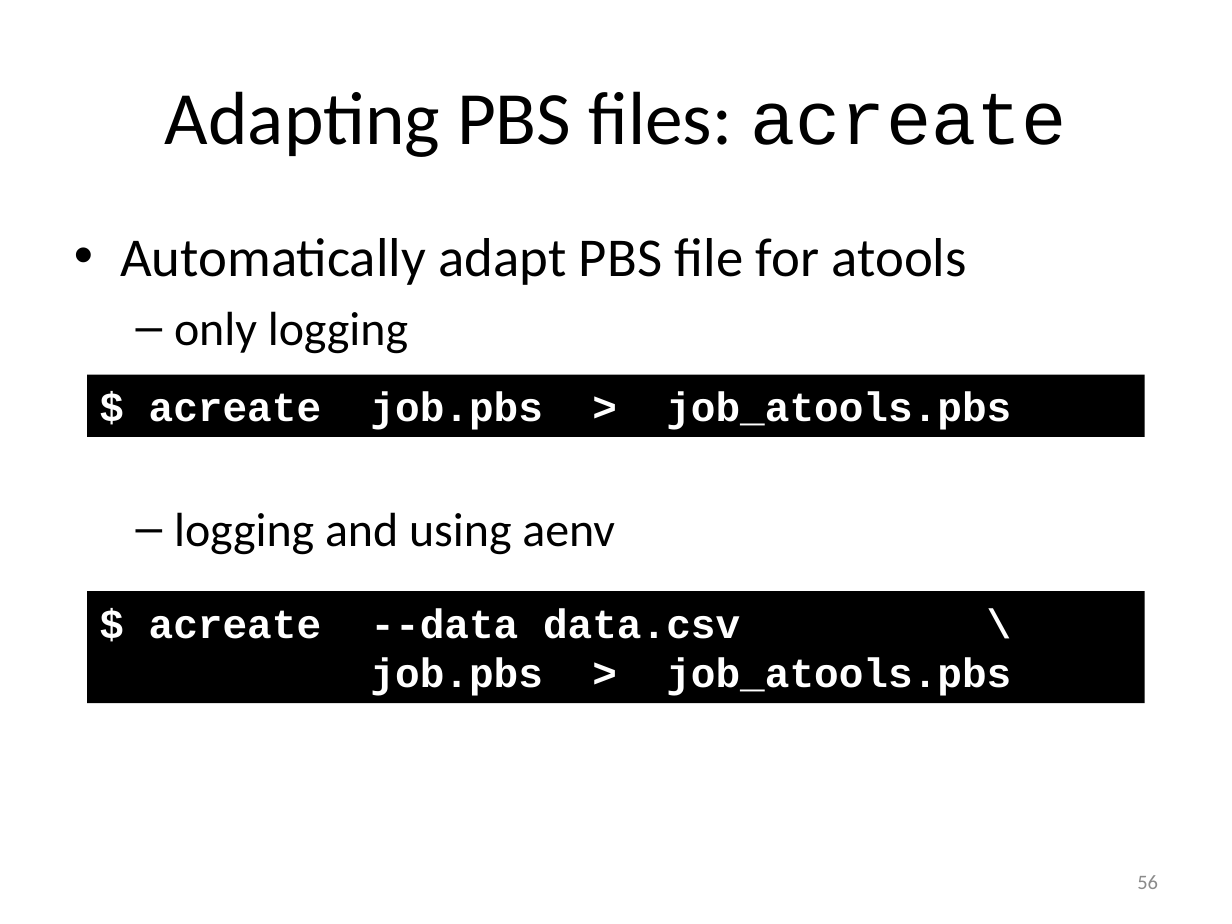
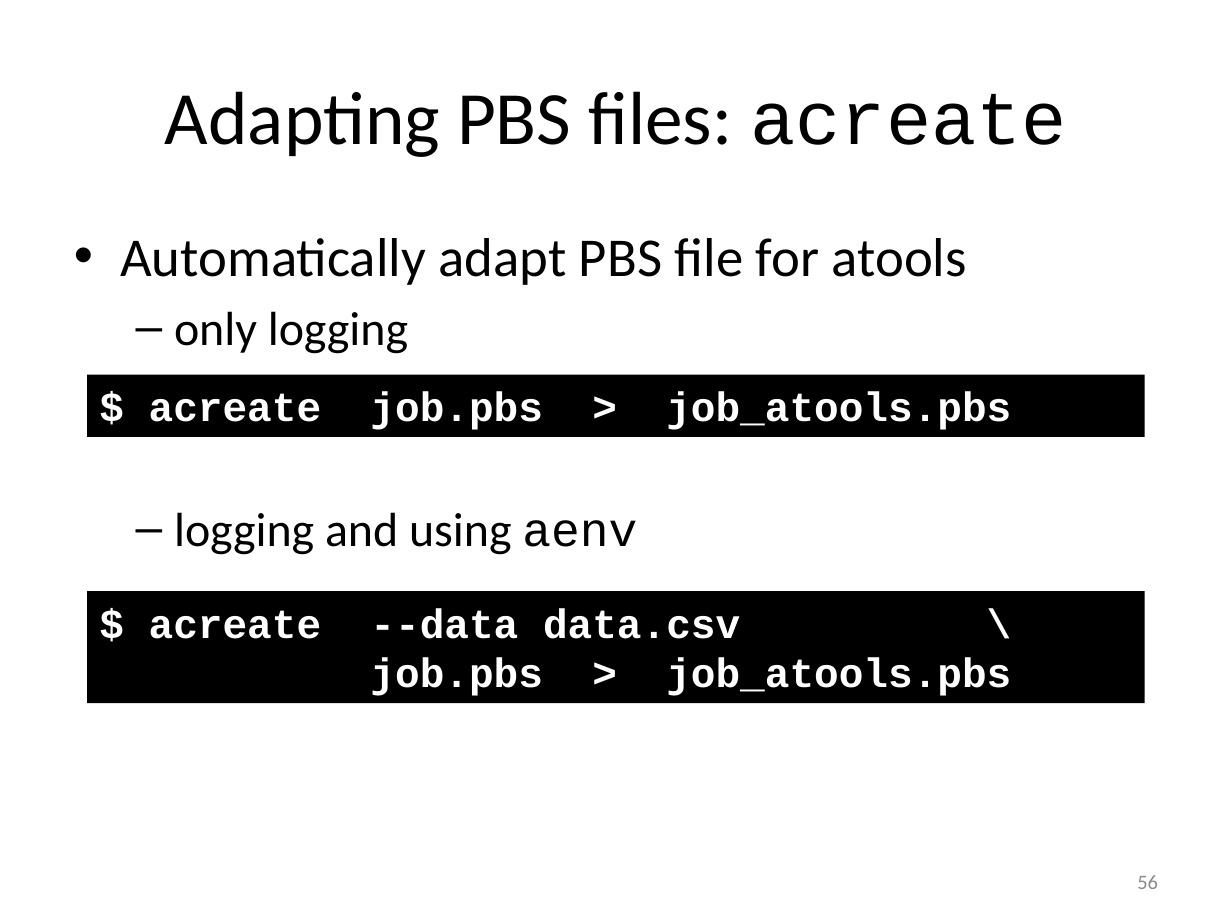
Before and after one commit to gjbex/training-material, a slide deck: slide 56 of Misc/worker_atools.pptx. Drawn at 1232x924 pixels with LibreOffice and Linux fonts; fonts in the diff are those of the drawing. Boxes give left, top, right and bottom in pixels: in the first picture for what was removed or moved away, otherwise in the second. Text is boxed around its words. In the diff, an @@ line names an element or a change of style, - is before the commit and + after.

```diff
--- a/Misc/worker_atools.pptx
+++ b/Misc/worker_atools.pptx
@@ text at (174,512,637,555): font Calibri to Courier New in "aenv" @@
```
Also in this commit, not shown: 1 other slide changed.
